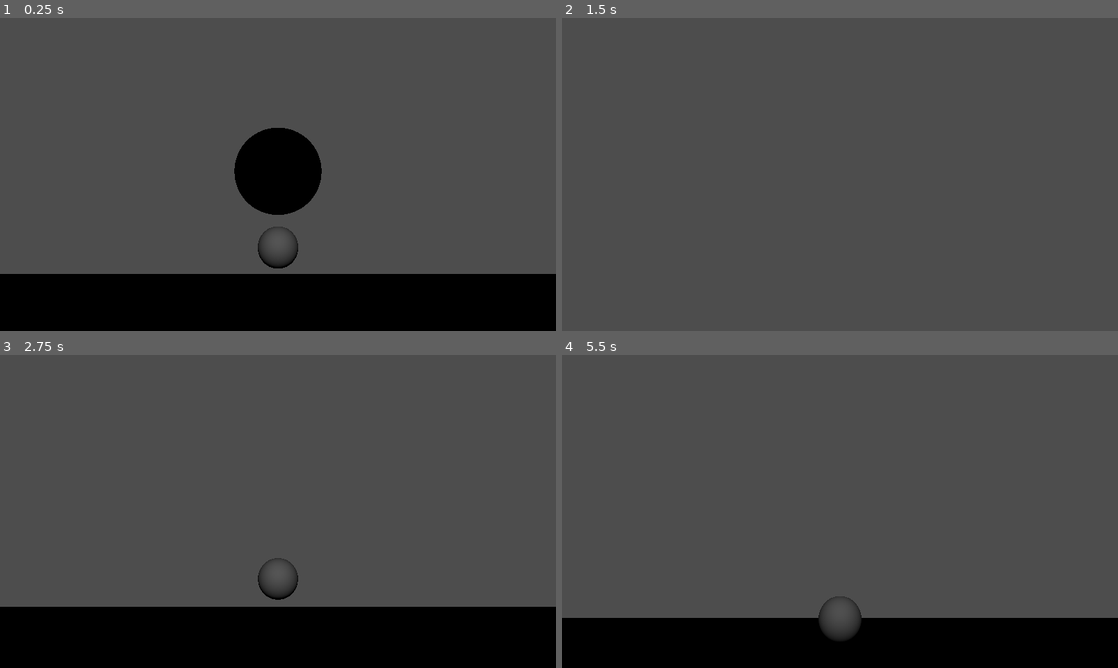
Above: before the commit, frames 1-4 (two rows, left to right).
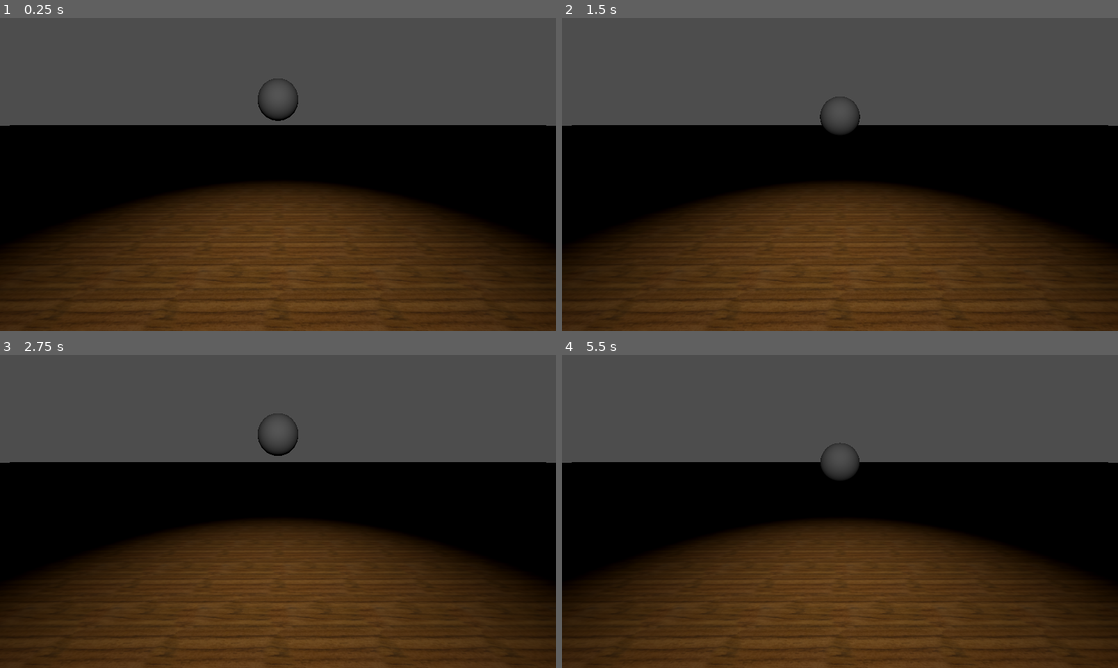
Above: after the commit, the same moments.

Repository: boredchef/bounce-back
Game: Godot game, scene res://Levels/level_2.tscn
Same seed, same stepped clock (60 frames per second), same inputs: the game is played once before the commit and once after it. This scene is started directly instead of the project's main scene.
Inputs:
- Up to frame 1 (0.25 s): no input
- Up to frame 2 (1.5 s): hold D (Right) 0.53-1.28 s; hold S (Down) from 1.28 s (still down)
- Up to frame 3 (2.75 s): release S (Down) at 2.03 s; hold D (Right) from 2.03 s (still down)
- Up to frame 4 (5.5 s): release D (Right) at 2.78 s; hold W (Up) 2.78-3.53 s; hold A (Left) 3.53-5.03 s; hold S (Down) from 5.03 s (still down)

The runs differ from the first frame. In frame 1, 64% of the frame differs, in the area x 0-100%, y 19-100%; in frame 2, 66%; in frame 3, 66%, in the area x 0-100%, y 18-100%; in frame 4, 66%.

Commit message:
Ball has inertia

Diff:
--- a/bounce-back/Levels/level_2.gd
+++ /dev/null
@@ -1,16 +0,0 @@
-extends Node3D
-
-@onready var character_body_3d: CharacterBody3D = $Player/CharacterBody3D
-@onready var camera_3d: Camera3D = $Player/Camera3D
-
-# Called when the node enters the scene tree for the first time.
-func _ready() -> void:
-	pass # Replace with function body.
-
-
-# Called every frame. 'delta' is the elapsed time since the previous frame.
-func _process(_delta: float) -> void:
-	var playerposition = character_body_3d.position
-	var cameraposition = camera_3d.position
-	var hyp = sqrt((playerposition.z - cameraposition.z)**2 + (playerposition.y - cameraposition.y)**2)
-	camera_3d.rotation.x = atan(((playerposition.y - cameraposition.y)**2)/hyp)
--- a/bounce-back/Levels/level_2.tscn
+++ b/bounce-back/Levels/level_2.tscn
@@ -1,7 +1,6 @@
 [gd_scene format=3 uid="uid://mlacrgew4iaf"]
 
-[ext_resource type="Script" uid="uid://bxeus1b5u258d" path="res://Levels/level_2.gd" id="1_dgq3b"]
-[ext_resource type="Script" uid="uid://3p0cbed3ix6j" path="res://Elements/Player/character_body_3d.gd" id="1_kbe2v"]
+[ext_resource type="Script" uid="uid://c7nlkqnkaso2v" path="res://player.gd" id="1_arsda"]
 [ext_resource type="Script" uid="uid://dvwussu0lw2vs" path="res://Levels/camera_3d.gd" id="2_arsda"]
 [ext_resource type="Texture2D" uid="uid://cxvg184w2ipcv" path="res://Sprites/wood.png" id="2_kbe2v"]
 
@@ -34,12 +33,12 @@
 [sub_resource type="SphereMesh" id="SphereMesh_kbe2v"]
 
 [node name="Level2" type="Node3D" unique_id=1159978933]
-script = ExtResource("1_dgq3b")
 
 [node name="Player" type="Node3D" parent="." unique_id=526610686]
 
 [node name="CharacterBody3D" type="CharacterBody3D" parent="Player" unique_id=41353231]
-script = ExtResource("1_kbe2v")
+transform = Transform3D(1, 0, 0, 0, 1, 0, 0, 0, 1, 0, 4.7987013, 0)
+script = ExtResource("1_arsda")
 
 [node name="CollisionShape3D" type="CollisionShape3D" parent="Player/CharacterBody3D" unique_id=390330126]
 shape = SubResource("SphereShape3D_pral5")
--- a/bounce-back/player.gd
+++ b/bounce-back/player.gd
@@ -8,6 +8,10 @@
 @export var max_bounce: float = 0.8
 @export var height_sensitivity: float = 0.05
 @export var min_bounce_velocity: float = 1.0
+
+@export var max_speed: float = 6.0
+@export var acceleration: float = 10.0
+@export var friction: float = 8.0
 
 # Tracking variables
 var current_bounce: float = 0.5
@@ -32,14 +36,18 @@
 			highest_y = global_position.y
 
 		velocity.y -= gravity * delta
+
 	var input_dir := Input.get_vector("Left", "Right", "Up", "Down")
 	var direction := (transform.basis * Vector3(input_dir.x, 0, input_dir.y)).normalized()
-	if direction:
-		velocity.x = direction.x * SPEED
-		velocity.z = direction.z * SPEED
+	var horizontal_velocity := Vector3(velocity.x, 0, velocity.z)
+	var target_velocity := direction * max_speed
+	if direction != Vector3.ZERO:
+		horizontal_velocity = horizontal_velocity.lerp(target_velocity, clamp(acceleration * delta, 0.0, 1.0))
 	else:
-		velocity.x = move_toward(velocity.x, 0, SPEED)
-		velocity.z = move_toward(velocity.z, 0, SPEED)
+		horizontal_velocity = horizontal_velocity.lerp(Vector3.ZERO, clamp(friction * delta, 0.0, 1.0))
+
+	velocity.x = horizontal_velocity.x
+	velocity.z = horizontal_velocity.z
 
 	# 2. Save our vertical velocity BEFORE move_and_slide() wipes it out on impact
 	var impact_velocity_y: float = velocity.y
Not shown, removed: bounce-back/Levels/level_2.gd.uid
